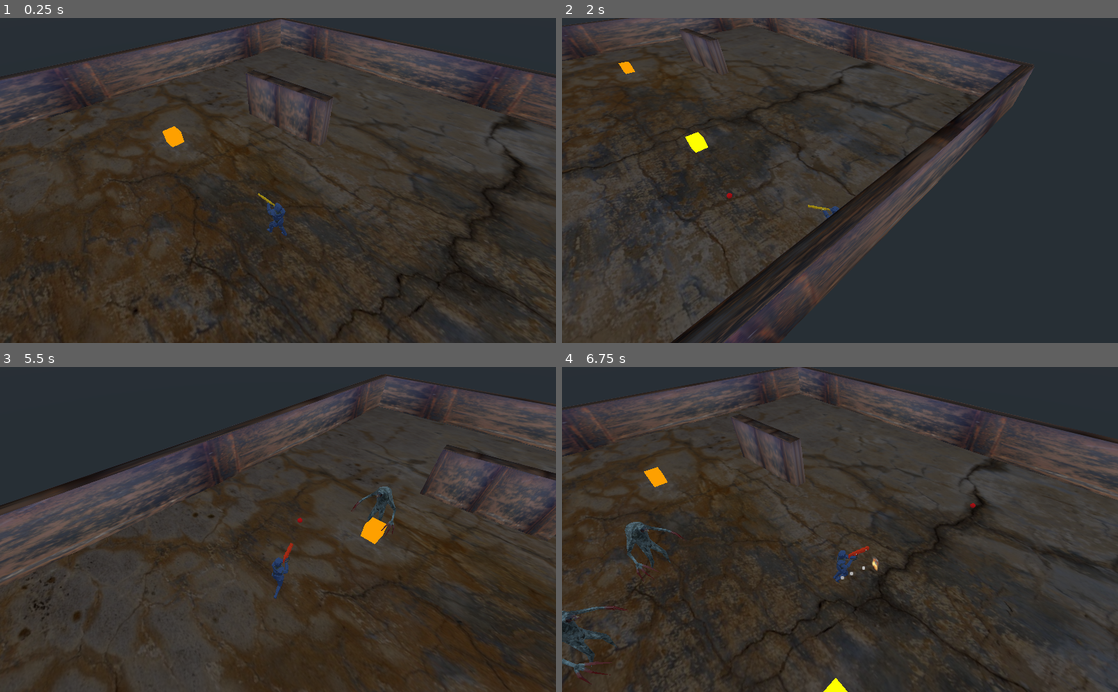
Above: before the commit, frames 1-4 (two rows, left to right).
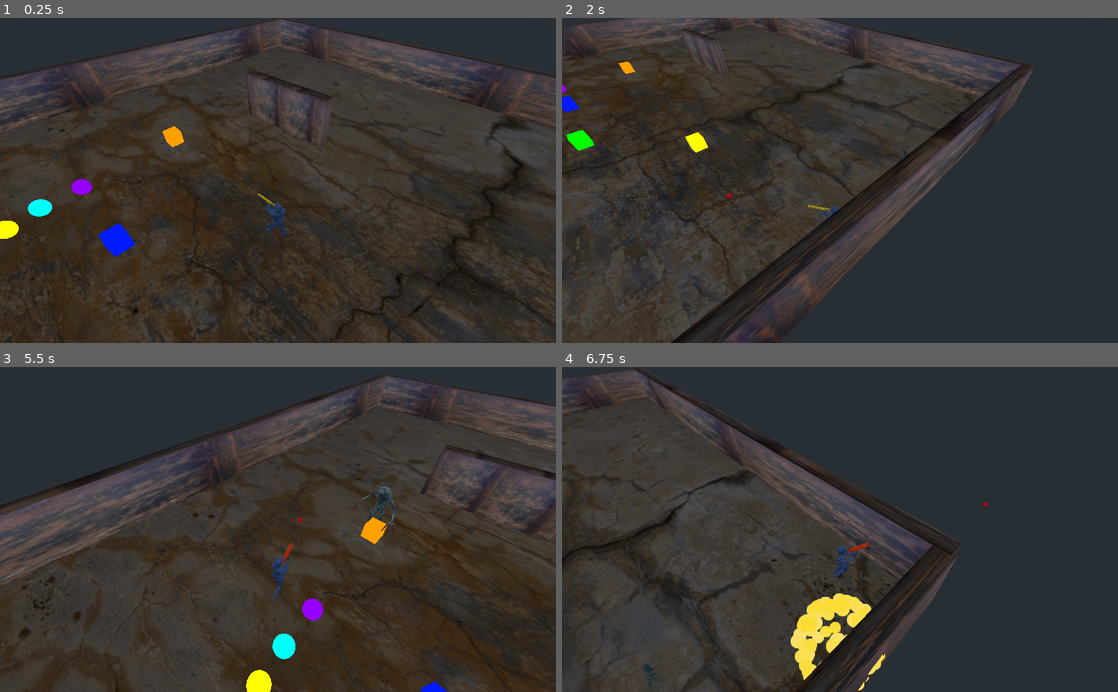
Above: after the commit, the same moments.

Repository: gusemil/topdownshooter3d-demo
Game: Godot game, scene res://scenes/World.tscn
Two runs of this game, one before a commit and one after it. Both use one fixed random seed, a clock stepped at 60 frames per second and the inputs below. Sound files missing from this copy of the repository are replaced by a short silence.
Inputs (mouse positions are in pixels of both pictures, inside the frame that each line leads up to):
- Up to frame 1 (0.25 s): no input
- Up to frame 2 (2 s): tap Enter at 0.5 s; move the mouse to (962, 164) at 0.52 s; hold D (move_right) 0.53-1.28 s; hold Space (dash) 0.53-1.28 s; move the mouse to (728, 196) at 1.27 s; hold S (move_backward) from 1.28 s (still down); tap Space (dash) at 1.35 s
- Up to frame 3 (5.5 s): move the mouse to (333, 458) at 2.02 s; release S (move_backward) at 2.03 s; press the mouse at (333, 458) at 2.03 s; hold D (move_right) 2.03-2.78 s; tap Space (dash) at 2.3, 3.05, 4.55 s; move the mouse to (250, 594) at 2.77 s; release the mouse at (250, 594) at 2.78 s; hold W (move_forward) 2.78-3.53 s; tap 1 (weapon1) at 2.85 s; move the mouse to (444, 578) at 3.52 s; hold Space (dash) 3.53-4.28 s; hold A (move_left) 3.53-5.03 s; tap 2 (weapon2) at 3.6 s; move the mouse to (111, 480) at 4.27 s; tap 3 (weapon3) at 4.35 s; move the mouse to (305, 529) at 5.02 s; hold S (move_backward) from 5.03 s (still down); hold Space (dash) from 5.03 s (still down)
- Up to frame 4 (6.75 s): move the mouse to (756, 448) at 5.77 s; release S (move_backward) at 5.78 s; release Space (dash) at 5.78 s; hold D (move_right) 5.78-6.53 s; tap Space (dash) at 5.85 s; move the mouse to (962, 513) at 6.52 s; press the mouse at (962, 513) at 6.53 s; hold W (move_forward) from 6.53 s (still down)

The runs differ from the first frame. In frame 1, 0.9% of the frame differs, in the area x 0-25%, y 49-74%; in frame 2, 0.3%; in frame 3, 0.8%; in frame 4, 35%, in the area x 0-100%, y 0-100%.

Commit message:
more sounds, damage sounds, fixed some damage and armor stuff

Diff:
--- a/scenes/World.tscn
+++ b/scenes/World.tscn
@@ -11,6 +11,11 @@
 [ext_resource path="res://scripts/LootManager.gd" type="Script" id=9]
 [ext_resource path="res://scenes/Pickups/Machinegun_Ammo_Pickup.tscn" type="PackedScene" id=10]
 [ext_resource path="res://scenes/Pickups/RocketLauncher_Ammo_Pickup.tscn" type="PackedScene" id=11]
+[ext_resource path="res://scenes/Pickups/Health_Pickup.tscn" type="PackedScene" id=12]
+[ext_resource path="res://scenes/Pickups/Armor_Pickup.tscn" type="PackedScene" id=13]
+[ext_resource path="res://scenes/Pickups/Powerup_Quad_Damage.tscn" type="PackedScene" id=14]
+[ext_resource path="res://scenes/Pickups/Powerup_Undying.tscn" type="PackedScene" id=15]
+[ext_resource path="res://scenes/Pickups/Powerup_Speed_Boost.tscn" type="PackedScene" id=16]
 
 [sub_resource type="SpatialMaterial" id=1]
 flags_unshaded = true
@@ -46,6 +51,8 @@
 [node name="GunPlayer" type="AudioStreamPlayer" parent="NonPositionalSoundManager"]
 
 [node name="PickupPlayer" type="AudioStreamPlayer" parent="NonPositionalSoundManager"]
+
+[node name="PlayerDamagePlayer" type="AudioStreamPlayer" parent="NonPositionalSoundManager"]
 
 [node name="EnemyManager" type="Node" parent="."]
 script = ExtResource( 9 )
@@ -150,3 +157,19 @@
 
 [node name="Shotgun_Ammo_Pickup" parent="." instance=ExtResource( 8 )]
 transform = Transform( 1, 0, 0, 0, 1, 0, 0, 0, 1, 0, 1, 19 )
+
+[node name="Health_Pickup" parent="." instance=ExtResource( 12 )]
+transform = Transform( 1, 0, 0, 0, 1, 0, 0, 0, 1, -12.792, 1.43883, 6.26827 )
+
+[node name="Armor_Pickup" parent="." instance=ExtResource( 13 )]
+transform = Transform( 1, 0, 0, 0, 1, 0, 0, 0, 1, -12.792, 1.43883, -10.6918 )
+amount = 15
+
+[node name="Powerup_Undying" parent="." instance=ExtResource( 15 )]
+transform = Transform( 1, 0, 0, 0, 1, 0, 0, 0, 1, -17.672, 1.27957, -21.6274 )
+
+[node name="Powerup_Quad_Damage" parent="." instance=ExtResource( 14 )]
+transform = Transform( 1, 0, 0, 0, 1, 0, 0, 0, 1, -13.2815, 1.27957, -22 )
+
+[node name="Powerup_Speed_Boost" parent="." instance=ExtResource( 16 )]
+transform = Transform( 1, 0, 0, 0, 1, 0, 0, 0, 1, -21.0916, 0.995337, -21.0925 )
--- a/scripts/HealthManager.gd
+++ b/scripts/HealthManager.gd
@@ -9,20 +9,33 @@
 signal dead
 signal take_damage
 signal health_changed
+signal health_damage
+signal armor_damage
 #signal gibbed
 
 var blood_spray_prefab = preload("res://scenes/BloodSpray.tscn")
 
+#Sounds
+onready var soundmanager = get_tree().get_root().get_node("World/NonPositionalSoundManager")
+
 func take_damage(dmg : int):
 	if current_armor > 0:
+		var armor_before_dmg = current_armor
+		print("DMG BEFORE ARMOR: ", dmg)
 		current_armor -= dmg
+		dmg -= armor_before_dmg
 		if current_armor < 0:
 			current_armor = 0
 		print("my armor", current_armor)
-		#spawn_blood_spray(dmg) #TODO: spawn armor sparks
+		emit_signal("armor_damage")
+		#spawn_armor_sparks(dmg) #TODO: spawn armor sparks
 
-	if current_armor <= 0:
+		print("FINAL DAMAGE: ", dmg)
+
+
+	if current_armor <= 0 and dmg > 0:
 		current_health -= dmg
+		emit_signal("health_damage")
 
 		if current_health <= 0:
 			#emit_signal("gibbed")
@@ -34,8 +47,7 @@
 
 		emit_signal("health_changed", current_health)
 		print("Object: ", name , " damage taken: ", dmg , " current_health: ", current_health)
-
-	spawn_blood_spray(dmg)
+		spawn_blood_spray(dmg)
 
 func spawn_blood_spray(dmg : int, blood_modifier = 2.0):
 	var blood_spray_instance = blood_spray_prefab.instance()
@@ -53,6 +65,7 @@
 		else:
 			current_health = max_health
 		print("hp: ", current_health)
+		soundmanager.play_sound(1,3)
 		pickup.queue_free()
 
 func gain_armor(pickup : Pickup):
@@ -62,4 +75,5 @@
 		else:
 			current_armor = max_armor
 		print("armor: ", current_armor)
+		soundmanager.play_sound(1,4)
 		pickup.queue_free()
--- a/scripts/NonPositionalSoundManager.gd
+++ b/scripts/NonPositionalSoundManager.gd
@@ -1,11 +1,17 @@
 extends Node
 
 #Sound
-onready var non_positional_soundmanager_player : AudioStreamPlayer = $GunPlayer
+onready var gun_player : AudioStreamPlayer = $GunPlayer
+onready var pickup_player : AudioStreamPlayer = $PickupPlayer
+onready var player_damage_player : AudioStreamPlayer = $PlayerDamagePlayer
+
+var player_arrays = []
 
 var sound_arrays = []
+
 var gun_sounds = []
 var pickup_sounds = []
+var player_damage_sounds = []
 
 #Guns
 onready var gun_sound0 : String = "res://audio/sounds/gun_machinegun_auto_heavy_shot_01.wav"
@@ -16,11 +22,28 @@
 onready var pickup_sound0 : String = "res://audio/sounds/pickup_machinegun.wav"
 onready var pickup_sound1 : String = "res://audio/sounds/pickup_shotgun.wav"
 onready var pickup_sound2 : String = "res://audio/sounds/pickup_rocketlauncher.wav"
+onready var pickup_sound3 : String = "res://audio/sounds/Health.wav"
+onready var pickup_sound4 : String = "res://audio/sounds/Armor.wav"
+onready var pickup_sound5 : String = "res://audio/sounds/Quad_On.wav"
+onready var pickup_sound6 : String = "res://audio/sounds/UndyingOn.wav"
+onready var pickup_sound7 : String = "res://audio/sounds/DashOn.wav"
+onready var pickup_sound8 : String = "res://audio/sounds/Quad_Off.wav"
+onready var pickup_sound9 : String = "res://audio/sounds/UndyingOff.wav"
+onready var pickup_sound10 : String = "res://audio/sounds/DashOff.wav"
+
+#Player Damage sounds
+onready var player_damage_sound0 : String = "res://audio/sounds/player_damage.wav"
+onready var player_damage_sound1 : String = "res://audio/sounds/player_armor_damage.wav"
 
 var rng = RandomNumberGenerator.new()
 
 func _ready():
 	rng.randomize()
+
+	player_arrays.push_back(gun_player)
+	player_arrays.push_back(pickup_player)
+	player_arrays.push_back(player_damage_player)
+
 	gun_sounds.push_back(gun_sound0)
 	gun_sounds.push_back(gun_sound1)
 	gun_sounds.push_back(gun_sound2)
@@ -28,11 +51,23 @@
 	pickup_sounds.push_back(pickup_sound0)
 	pickup_sounds.push_back(pickup_sound1)
 	pickup_sounds.push_back(pickup_sound2)
+	pickup_sounds.push_back(pickup_sound3)
+	pickup_sounds.push_back(pickup_sound4)
+	pickup_sounds.push_back(pickup_sound5)
+	pickup_sounds.push_back(pickup_sound6)
+	pickup_sounds.push_back(pickup_sound7)
+	pickup_sounds.push_back(pickup_sound8)
+	pickup_sounds.push_back(pickup_sound9)
+	pickup_sounds.push_back(pickup_sound10)
+
+	player_damage_sounds.push_back(player_damage_sound0)
+	player_damage_sounds.push_back(player_damage_sound1)
 
 	sound_arrays.push_back(gun_sounds)
 	sound_arrays.push_back(pickup_sounds)
+	sound_arrays.push_back(player_damage_sounds)
 
 func play_sound(array_index, sound_index : int, pitch_scale = 1.0):
-	non_positional_soundmanager_player.stream = load(sound_arrays[array_index][sound_index])
-	non_positional_soundmanager_player.pitch_scale = pitch_scale
-	non_positional_soundmanager_player.play()
+	player_arrays[array_index].stream = load(sound_arrays[array_index][sound_index])
+	player_arrays[array_index].pitch_scale = pitch_scale
+	player_arrays[array_index].play()
--- a/scripts/Player.gd
+++ b/scripts/Player.gd
@@ -50,6 +50,8 @@
 	Input.set_mouse_mode(Input.MOUSE_MODE_HIDDEN)
 	weapon_manager.init($WeaponManager/FirePoint, [self]) #exclude player from bullet collisions
 	health_manager.connect("dead", self, "death") #Kun healthmanagerin dead emitataan niin pelaajan death funktio aktivoituu
+	health_manager.connect("armor_damage", self, "play_armor_damage_sound")
+	health_manager.connect("health_damage", self, "play_health_damage_sound")
 
 
 func _process(_delta):
@@ -109,7 +111,6 @@
 		move_direction = move_direction.normalized()
 		if Input.is_action_just_pressed("dash"):
 			velocity += move_direction*speed*delta*dash_speed
-			print("TEST: ", soundmanager.name)
 		else:
 			velocity += move_direction*speed*delta
 
@@ -155,21 +156,29 @@
 		dash_speed *= 1.25
 		is_speed_boost_on = true
 		speed_boost_timer.start()
+		soundmanager.play_sound(1,7)
 		powerup.queue_free()
 
 func stop_speed_boost():
 	is_speed_boost_on = false
 	speed = default_speed
 	dash_speed = default_dash_speed
+	speed_boost_timer.stop()
+	soundmanager.play_sound(1,10)
+	print("STOP SPEED")
 
 func apply_invulnerability(powerup : Powerup):
 	if !is_invulnerability_on:
 		is_invulnerability_on = true
 		invulnerability_timer.start()
+		soundmanager.play_sound(1,6)
 		powerup.queue_free()
 
 func stop_invulnerability():
 	is_invulnerability_on = false
+	invulnerability_timer.stop()
+	soundmanager.play_sound(1,9)
+	print("STOP INVUL")
 
 func init_undying_powerup(powerup : Powerup):
 	if !is_undying_powerup_initialized:
@@ -178,3 +187,9 @@
 		invulnerability_timer.connect("timeout", self, "stop_invulnerability")
 		add_child(invulnerability_timer)
 		is_undying_powerup_initialized = true
+
+func play_armor_damage_sound():
+	soundmanager.play_sound(2,1)
+
+func play_health_damage_sound():
+	soundmanager.play_sound(2,0)
--- a/scripts/WeaponManager.gd
+++ b/scripts/WeaponManager.gd
@@ -74,6 +74,7 @@
 		is_quad_damage_on = true
 		powerup_damage_modifier = 4
 		quad_damage_timer.start()
+		sound_manager.play_sound(1,5)
 		powerup.queue_free()
 
 func stop_quad_damage():
@@ -81,3 +82,4 @@
 	quad_damage_timer.stop()
 	is_quad_damage_on = false
 	powerup_damage_modifier = 1
+	sound_manager.play_sound(1,8)
Not shown, added: audio/sounds/Armor.wav.import
Not shown, added: audio/sounds/DashOff.wav.import
Not shown, added: audio/sounds/DashOn.wav.import
Not shown, added: audio/sounds/Health.wav.import
Not shown, added: audio/sounds/Quad_Off.wav.import
Not shown, added: audio/sounds/Quad_On.wav.import
Not shown, added: audio/sounds/UndyingOff.wav.import
Not shown, added: audio/sounds/UndyingOn.wav.import
Not shown, added: audio/sounds/player_armor_damage.wav.import
Not shown, added: audio/sounds/player_damage.wav.import
Not shown: 2 places in scenes/Explosion.tscn that only renumber resources
Not shown: 1 places in scenes/World.tscn that only renumber resources
(and 10 more such lines)
